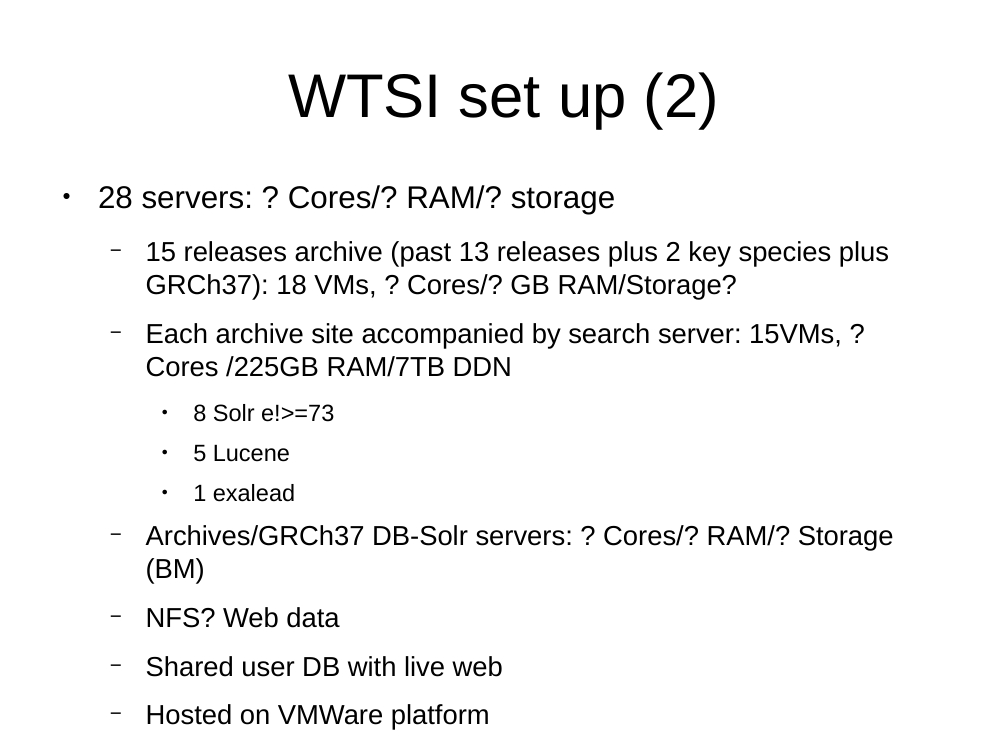
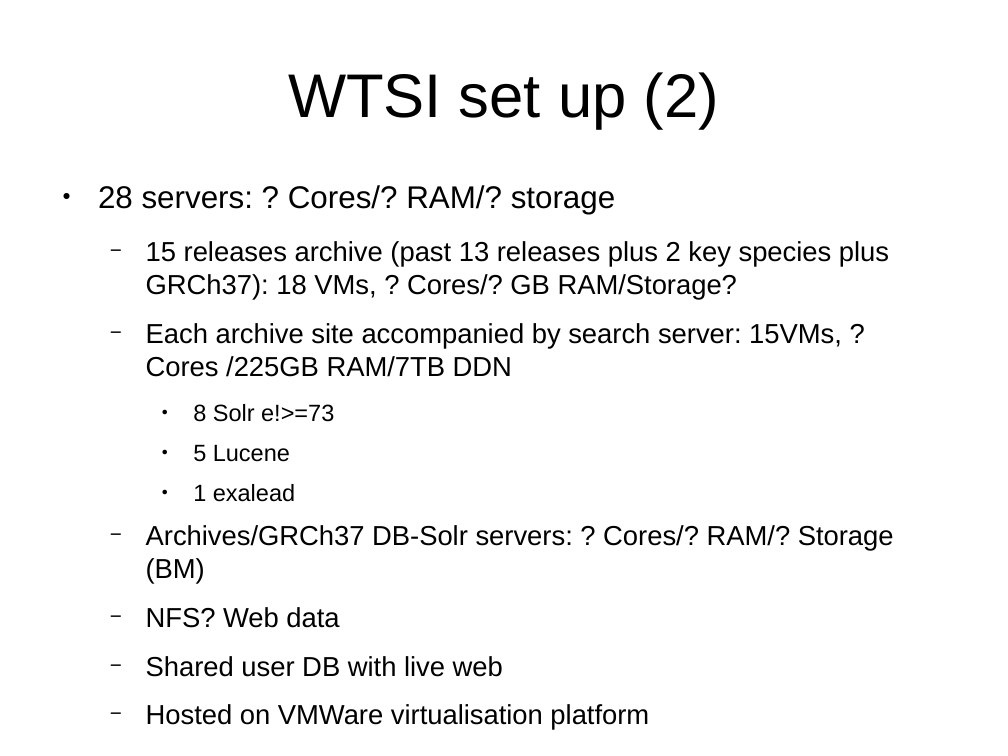
Before and after one commit to avullo/ensembl-migration-pm, a slide deck: slide 16 of data-review-10-16/talk.odp (slide 17 before the commit). Drawn at 1008x756 pixels with LibreOffice and Linux fonts; fonts in the diff are those of the drawing; background and template pictures are left out. Boxes give left, top, right and bottom in pixels: in the first picture for what was removed or moved away, otherwise in the second. Text is boxed around its words. In the diff, an @@ line names an element or a change of style, - is before the commit and + after.

```diff
--- a/data-review-10-16/talk.odp
+++ b/data-review-10-16/talk.odp
@@ text at [146,704,649,730]: text changed @@
-  − Hosted on VMWare platform
+  − Hosted on VMWare virtualisation platform
```
Also in this commit, not shown: 15 other slides changed, 3 slides added, 3 other files.
